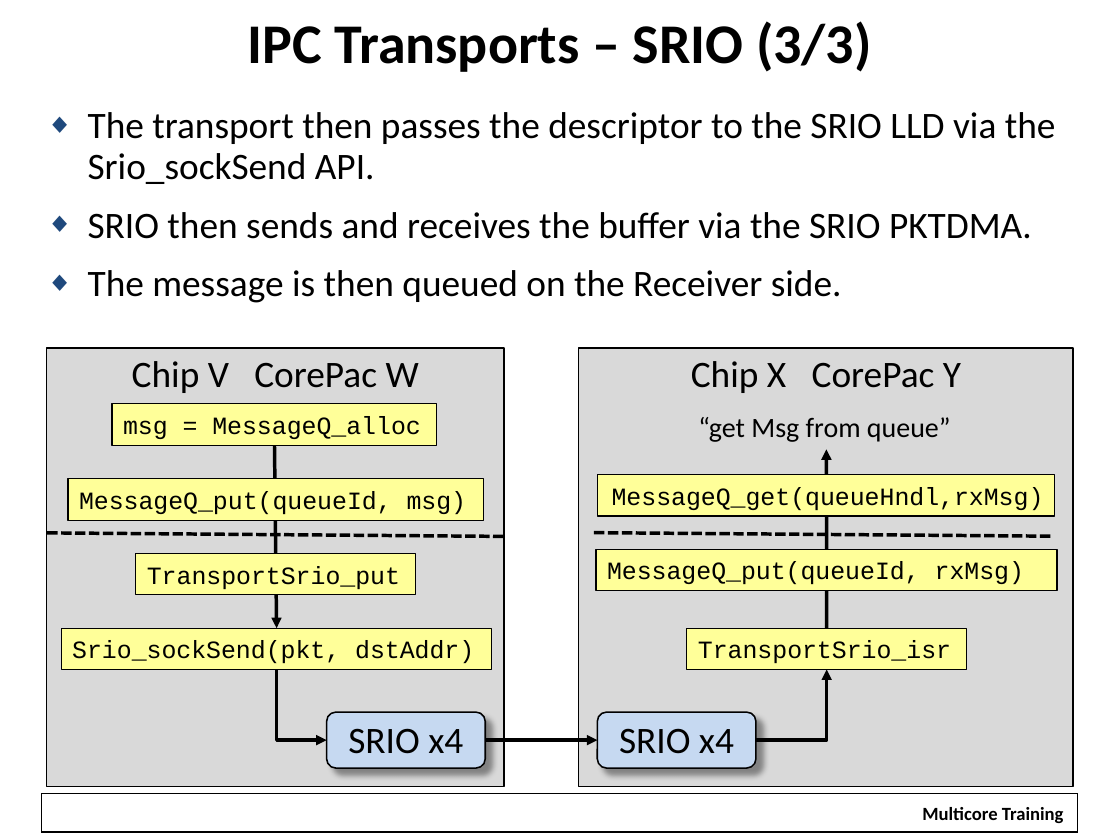
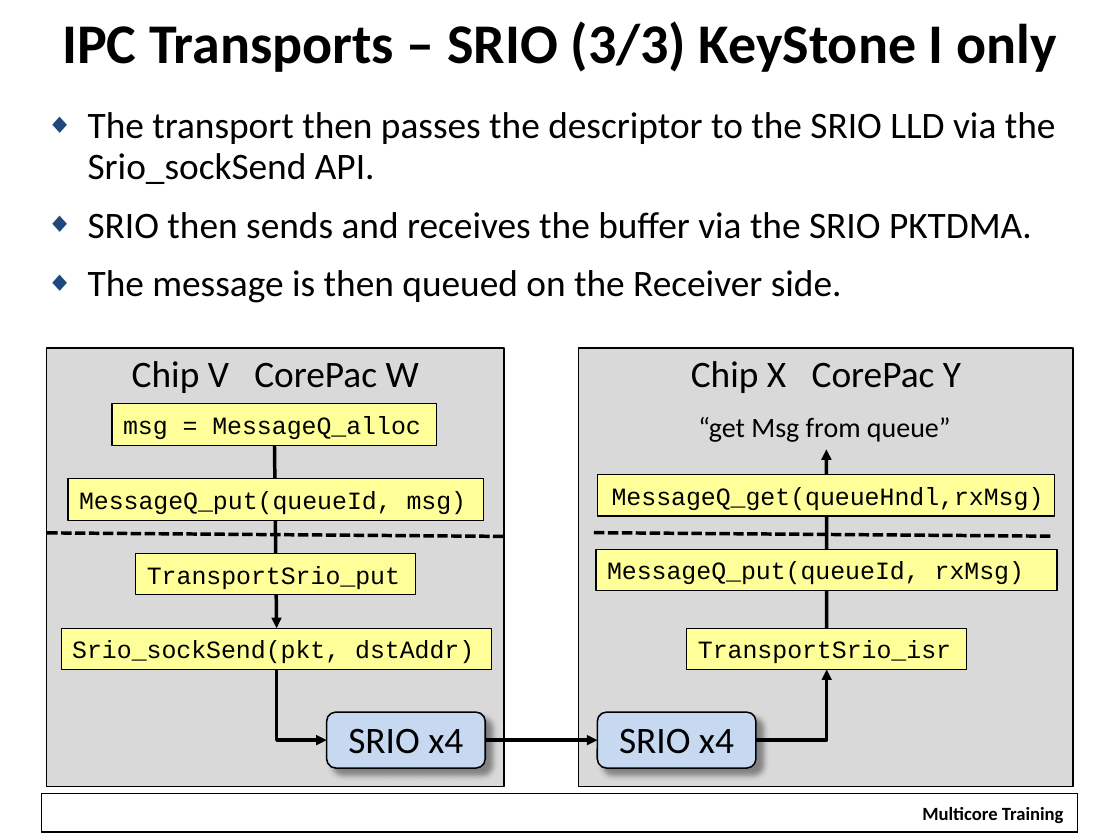
Before and after one commit to hari1989/keystone-workshop, a slide deck: slide 29 of preliminary/Working/presentations/KeyStoneII_ IPC.pptx (slide 31 before the commit). Drawn at 1120x840 pixels with LibreOffice and Linux fonts; fonts in the diff are those of the drawing; background and template pictures are left out. Boxes give left, top, right and bottom in pixels: in the first picture for what was removed or moved away, otherwise in the second. Text is boxed around its words. In the diff, an @@ line names an element or a change of style, - is before the commit and + after.

```diff
--- a/preliminary/Working/presentations/KeyStoneII_ IPC.pptx
+++ b/preliminary/Working/presentations/KeyStoneII_ IPC.pptx
@@ title at bbox=[62, 21, 1056, 72]: text changed @@
-IPC Transports – SRIO (3/3)
+IPC Transports – SRIO (3/3) KeyStone I only
```
Also in this commit, not shown: 15 other slides changed, 7 slides removed.
